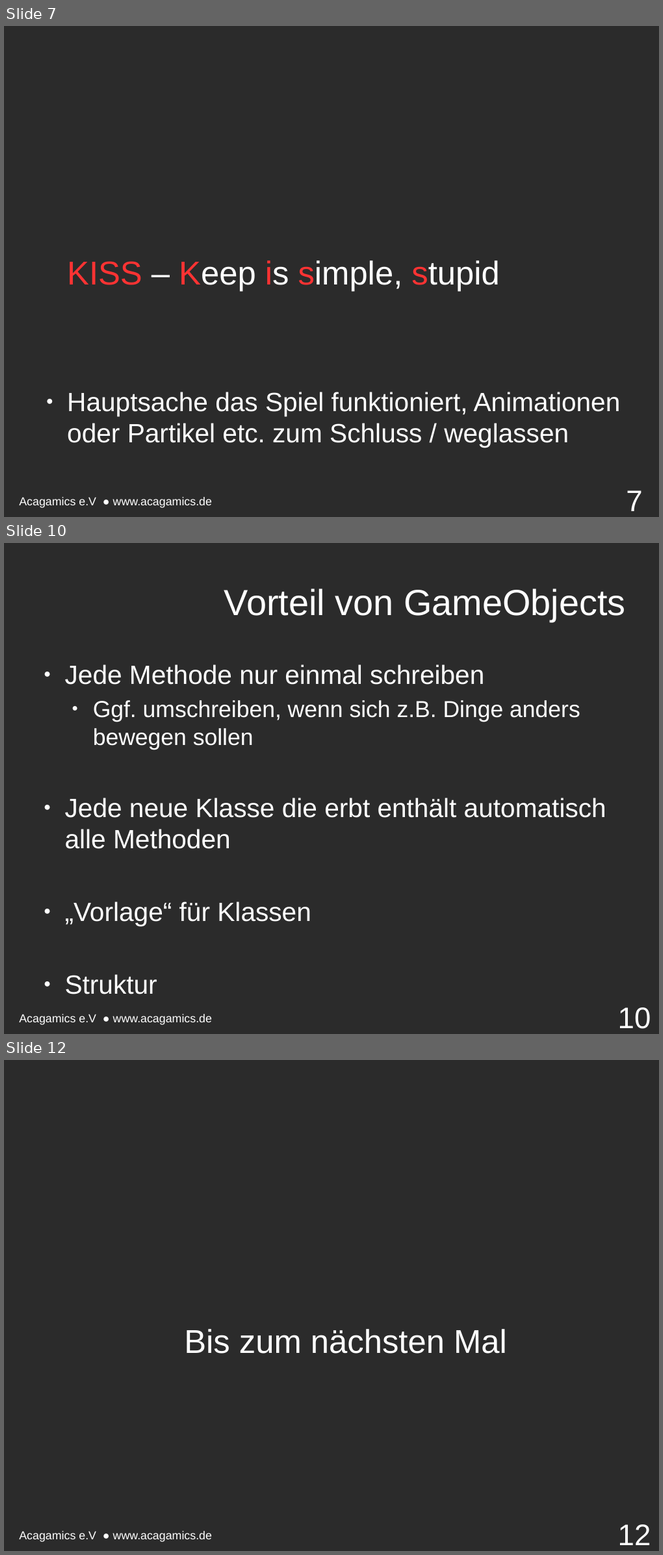
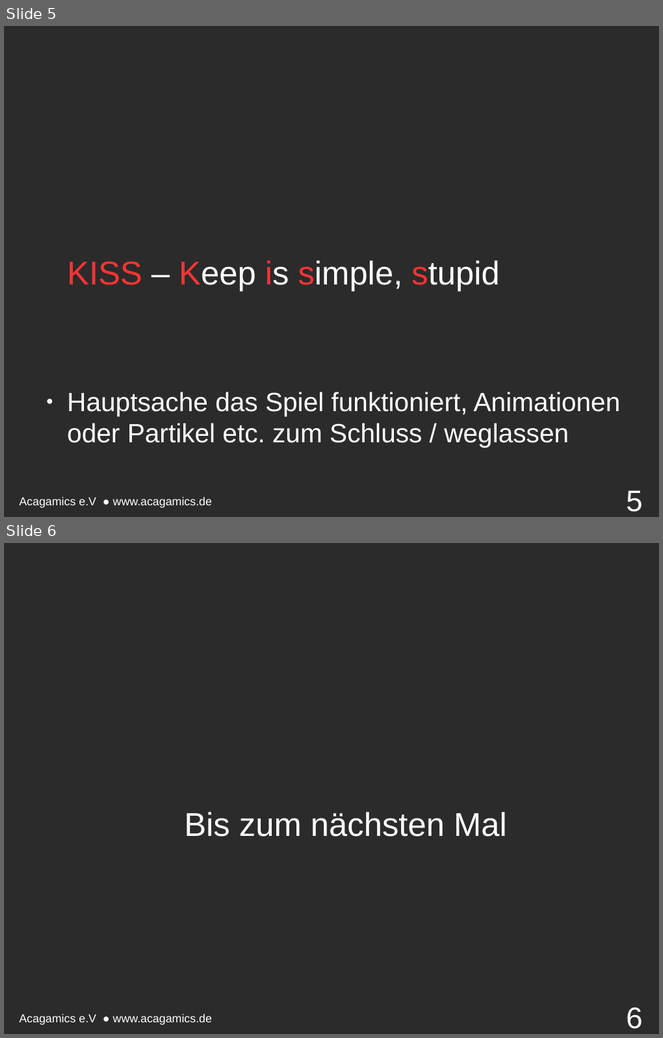
Before and after one commit to endert/Intro2D, a slide deck: 10. Vorlesung 16.12.15/10. Vorstellung.odp. Shown one above the other, each under a label of ours: slides 7, 10 and 12 before the commit, slides 5 and 6 after it; the slides between them are not shown. The pictures are 663x1555 and 663x1038 pixels, drawn with LibreOffice and Linux fonts; fonts in the diff are those of the drawing; background and template pictures are left out; a plain dark background stands for a picture behind light text. Boxes give left, top, right and bottom in pixels: in the first picture for what was removed or moved away, otherwise in the second. Text is boxed around its words. In the diff, an @@ line names an element or a change of style, - is before the commit and + after.

```diff
--- a/10. Vorlesung 16.12.15/10. Vorstellung.odp
+++ b/10. Vorlesung 16.12.15/10. Vorstellung.odp
@@ slide 10 removed at (4, 543, 659, 1034), background picture (left out); not listed: 1 template element that a slide beside it also shows @@
@@ title removed at (224, 589, 625, 622) @@
-Vorteil von GameObjects
@@ text removed at (65, 665, 607, 995) @@
-● Jede Methode nur einmal schreiben
-  ● Ggf. umschreiben, wenn sich z.B. Dinge anders bewegen sollen
-● Jede neue Klasse die erbt enthält automatisch alle Methoden
-● „Vorlage“ für Klassen
-● Struktur
@@ page number removed at (618, 1008, 651, 1029) @@
-10
@@ what was slide 7 is now slide 5 @@
@@ page number at (626, 491, 642, 512): text changed @@
-7
+5
@@ what was slide 12 is now slide 6 @@
@@ page number at (626, 1008, 642, 1029): text changed @@
-12
+6
```
Also in this commit, not shown: 1 slide changed, 5 other slides removed, 51 other files.
